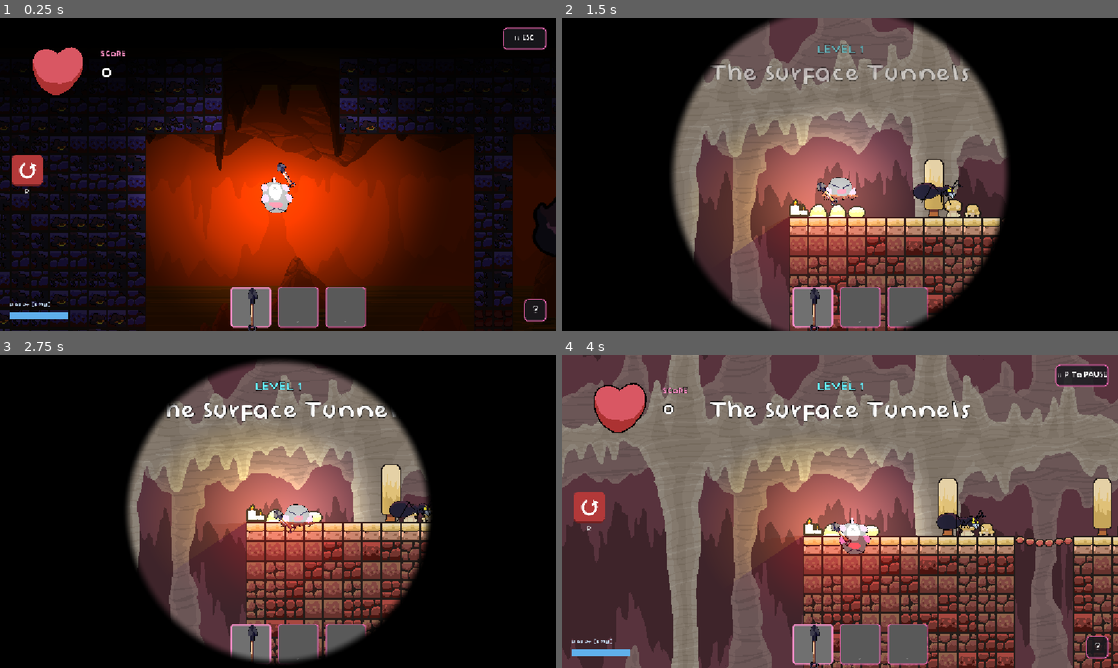
Above: before the commit, frames 1-4 (two rows, left to right).
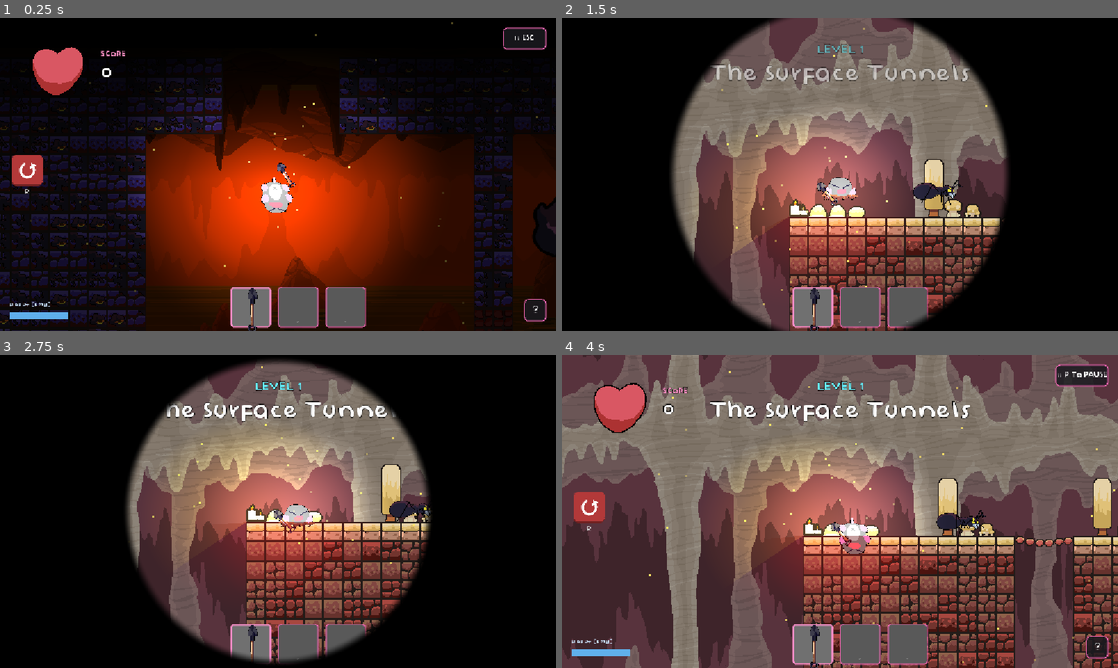
Above: after the commit, the same moments.

Repository: Geofoods/Holy-Moly
Game: Godot game, scene res://scenes/level_09.tscn
The game is run twice, just before and just after one commit, with the same random seed, the same clock (stepped at 60 frames per second) and the same inputs. This scene is started directly instead of the project's main scene. Sound files missing from this copy of the repository are replaced by a short silence.
Inputs (mouse positions are in pixels of both pictures, inside the frame that each line leads up to):
- Up to frame 1 (0.25 s): no input
- Up to frame 2 (1.5 s): click (589, 171) at 0.5 s; click (589, 171) at 1.25 s
- Up to frame 3 (2.75 s): click (27, 508) at 2 s
- Up to frame 4 (4 s): click (589, 508) at 2.75 s; click (589, 508) at 3.5 s

The runs differ from the first frame. In frame 1, less than 0.1% of the frame differs, in the area x 5-97%, y 1-98%; in frame 2, less than 0.1%; in frame 3, less than 0.1%; in frame 4, less than 0.1%, in the area x 15-100%, y 5-99%.

Commit message:
Revert "optimizations"
This reverts commit e6c99e1c63ed2ae75954f47094132dc00bc866ca.

Diff:
--- a/scripts/beetle_enemy.gd
+++ b/scripts/beetle_enemy.gd
@@ -11,7 +11,6 @@
 const COOLDOWN_DURATION := 1.25
 const MAX_HEALTH := 4.0
 const TURN_COOLDOWN := 0.35
-const TileBreakSfx = preload("res://scripts/tile_break_sfx.gd")
 
 var state := State.PATROL
 var direction := 1.0
@@ -159,10 +158,11 @@
 		if collider is TileMap:
 			var tilemap := collider as TileMap
 			var tile_pos := tilemap.local_to_map(tilemap.to_local(collision.get_position()))
+			var sfx = load("res://scripts/tile_break_sfx.gd")
 			if tilemap.get_cell_source_id(0, tile_pos) != -1:
-				TileBreakSfx.break_tile(tilemap, tile_pos, get_parent())
+				sfx.break_tile(tilemap, tile_pos, get_parent())
 			else:
-				TileBreakSfx.break_decoration_tile(tilemap, tile_pos, get_parent())
+				sfx.break_decoration_tile(tilemap, tile_pos, get_parent())
 
 func _play_move_sound(delta: float) -> void:
 	if health <= 0 or velocity.x == 0.0:
--- a/scripts/bomb.gd
+++ b/scripts/bomb.gd
@@ -13,8 +13,6 @@
 var tick_cooldown := 0.0
 var is_flashing := false
 var deflected := false
-
-const TileBreakSfx = preload("res://scripts/tile_break_sfx.gd")
 
 @onready var sprite: Sprite2D = $Sprite2D
 
@@ -110,15 +108,16 @@
 	var tilemap: TileMap = get_parent().get_node_or_null("TileMap")
 	if tilemap:
 		var center_tile := tilemap.local_to_map(tilemap.to_local(global_position))
+		var sfx = load("res://scripts/tile_break_sfx.gd")
 		for dx in range(-tile_break_radius, tile_break_radius + 1):
 			for dy in range(-tile_break_radius, tile_break_radius + 1):
 				var tp := Vector2i(center_tile.x + dx, center_tile.y + dy)
 				var has_collision := tilemap.get_cell_source_id(0, tp) != -1
 				if has_collision:
-					TileBreakSfx.break_tile(tilemap, tp, get_parent())
+					sfx.break_tile(tilemap, tp, get_parent())
 				else:
-					TileBreakSfx.break_decoration_tile(tilemap, tp, get_parent())
-		TileBreakSfx.break_opened_chests_near(get_parent(), global_position, explosion_radius)
+					sfx.break_decoration_tile(tilemap, tp, get_parent())
+		sfx.break_opened_chests_near(get_parent(), global_position, explosion_radius)
 
 	for hurtbox in get_tree().get_nodes_in_group("enemy_hurtbox"):
 		if not is_instance_valid(hurtbox):
--- a/scripts/boss.gd
+++ b/scripts/boss.gd
@@ -55,7 +55,6 @@
 var _displayed_health: float = 0.0
 
 const INDICATOR_SCREEN_MARGIN := 70.0
-const TileBreakSfx = preload("res://scripts/tile_break_sfx.gd")
 var _indicator_layer: CanvasLayer = null
 var _indicator_arrow: Polygon2D = null
 
@@ -68,7 +67,7 @@
 	bounce_zone.body_entered.connect(_on_bounce_zone_body_entered)
 	bounce_zone.body_exited.connect(_on_bounce_zone_body_exited)
 	_tilemap = get_parent().get_node_or_null("TileMap") as TileMap
-	_tile_break_script = TileBreakSfx
+	_tile_break_script = load("res://scripts/tile_break_sfx.gd")
 	_projectile_scene = preload("res://area_2d.tscn")
 	_chest_scene = preload("res://chest.tscn")
 
--- a/scripts/boss_projectile.gd
+++ b/scripts/boss_projectile.gd
@@ -2,7 +2,6 @@
 
 const LIFETIME := 2.0
 const EXPLOSION_TILE_RADIUS := 1
-const TileBreakSfx = preload("res://scripts/tile_break_sfx.gd")
 
 var velocity := Vector2.ZERO
 var deflected := false
@@ -103,8 +102,9 @@
 	var tilemap: TileMap = get_parent().get_node_or_null("TileMap") as TileMap
 	if not tilemap:
 		return
+	var sfx := load("res://scripts/tile_break_sfx.gd") as GDScript
 	var center := tilemap.local_to_map(tilemap.to_local(global_position))
 	for dx in range(-EXPLOSION_TILE_RADIUS, EXPLOSION_TILE_RADIUS + 1):
 		for dy in range(-EXPLOSION_TILE_RADIUS, EXPLOSION_TILE_RADIUS + 1):
 			var tp := Vector2i(center.x + dx, center.y + dy)
-			TileBreakSfx.break_tile(tilemap, tp, get_parent(), true)
+			sfx.break_tile(tilemap, tp, get_parent(), true)
--- a/scripts/drill.gd
+++ b/scripts/drill.gd
@@ -2,26 +2,16 @@
 
 const DRILL_DURATION := 1.0
 const SPEED := 1000.0
-const BREAK_SCALE := 2.0
-const TileBreakSfx = preload("res://scripts/tile_break_sfx.gd")
 
 var velocity := Vector2.ZERO
 var elapsed := 0.0
 var prev_tile_pos := Vector2i(999999, 999999)
 
 var _drill_player: AudioStreamPlayer2D = null
-var _polygon: PackedVector2Array = []
 
 func _ready() -> void:
 	area_entered.connect(_on_area_entered)
 	_start_drill_sound()
-	for child in get_children():
-		if child is CollisionPolygon2D:
-			var scaled := PackedVector2Array()
-			for p in child.polygon:
-				scaled.append(p * BREAK_SCALE)
-			_polygon = scaled
-			break
 
 func _start_drill_sound() -> void:
 	if not SFX._sounds.has("drill") or SFX._sounds["drill"].size() == 0:
@@ -61,10 +51,22 @@
 			queue_free()
 		return
 
+	var sfx = load("res://scripts/tile_break_sfx.gd")
+
+	const BREAK_SCALE := 2.0
+
+	var polygons: Array[PackedVector2Array] = []
+	for child in get_children():
+		if child is CollisionPolygon2D:
+			var scaled := PackedVector2Array()
+			for p in child.polygon:
+				scaled.append(p * BREAK_SCALE)
+			polygons.append(scaled)
+
 	var tiles: Array[Vector2i] = []
-	if _polygon.size() > 0:
+	for polygon in polygons:
 		var global_poly := PackedVector2Array()
-		for p in _polygon:
+		for p in polygon:
 			global_poly.append(to_global(p))
 
 		var min_x := INF
@@ -92,9 +94,9 @@
 		if tile_pos != prev_tile_pos:
 			var has_collision := tilemap.get_cell_source_id(0, tile_pos) != -1
 			if has_collision:
-				TileBreakSfx.break_tile(tilemap, tile_pos, get_parent())
+				sfx.break_tile(tilemap, tile_pos, get_parent())
 			else:
-				TileBreakSfx.break_decoration_tile(tilemap, tile_pos, get_parent())
+				sfx.break_decoration_tile(tilemap, tile_pos, get_parent())
 			prev_tile_pos = tile_pos
 
 	if elapsed >= DRILL_DURATION:
--- a/scripts/firefly.gd
+++ b/scripts/firefly.gd
@@ -6,7 +6,6 @@
 var origin: Vector2
 var wander_target: Vector2
 var float_phase := 0.0
-var _wander_poll := 0.0
 
 @onready var light: PointLight2D = $Light
 @onready var body: ColorRect = $Body
@@ -20,15 +19,11 @@
 	float_phase += delta * 4.0
 	position += Vector2(0.0, sin(float_phase) * delta * 16.0)
 
-	_wander_poll += delta
-	if _wander_poll > 1.0:
-		_wander_poll = 0.0
-		if global_position.distance_squared_to(wander_target) < 200.0:
-			wander_target = origin + Vector2(randf_range(-WANDER_RADIUS, WANDER_RADIUS), randf_range(-WANDER_RADIUS, WANDER_RADIUS))
-		var dir := (wander_target - global_position).normalized()
-		position += dir * SPEED * delta
-	else:
-		position += (wander_target - global_position).normalized() * SPEED * delta
+	if global_position.distance_squared_to(wander_target) < 200.0:
+		wander_target = origin + Vector2(randf_range(-WANDER_RADIUS, WANDER_RADIUS), randf_range(-WANDER_RADIUS, WANDER_RADIUS))
+
+	var dir := (wander_target - global_position).normalized()
+	position += dir * SPEED * delta
 
 	var glow := 0.8 + sin(float_phase * 0.7) * 0.4
 	body.color.a = glow
--- a/scripts/firefly_spawner.gd
+++ b/scripts/firefly_spawner.gd
@@ -1,37 +1,24 @@
 extends Node2D
 
-const MAX_FIREFLIES := 60
+const MAX_FIREFLIES := 80
 const SPAWN_RADIUS := 1800.0
 const DESPAWN_DIST := 2200.0
 
 var firefly_scene := preload("res://scenes/firefly.tscn")
-var _poll_timer := 0.0
-const POLL_INTERVAL := 0.4
 
-func _ready() -> void:
-	process_mode = PROCESS_MODE_WHEN_PAUSED
-
-func _process(delta: float) -> void:
-	_poll_timer += delta
-	if _poll_timer < POLL_INTERVAL:
-		return
-	_poll_timer = 0.0
-
+func _process(_delta: float) -> void:
 	var mole := get_tree().get_first_node_in_group("mole")
 	if not mole:
 		return
 
 	var count := 0
-	var to_free: Array[Node] = []
 	for child in get_children():
 		if child is Node2D and not is_instance_valid(child):
 			continue
 		if child.global_position.distance_squared_to(mole.global_position) > DESPAWN_DIST * DESPAWN_DIST:
-			to_free.append(child)
+			child.queue_free()
 		else:
 			count += 1
-	for child in to_free:
-		child.queue_free()
 
 	while count < MAX_FIREFLIES:
 		var f := firefly_scene.instantiate()
--- a/scripts/mole.gd
+++ b/scripts/mole.gd
@@ -17,7 +17,7 @@
 const CAMERA_MOUSE_INFLUENCE = 0.08
 const DIRT_PARTICLE_LIFETIME = 0.45
 const DIRT_PARTICLE_AMOUNT = 18
-const TileBreakSfx = preload("res://scripts/tile_break_sfx.gd")
+
 
 var mole_hole_scene := preload("res://scenes/molehole.tscn")
 var mole_hole_instance: Node2D = null
@@ -267,6 +267,7 @@
 		velocity.x = tunnel_direction * TUNNEL_SPEED
 		move_and_slide()
 		if tilemap:
+			var sfx = load("res://scripts/tile_break_sfx.gd")
 			var broken_tiles: Array[Vector2i] = []
 			for i in get_slide_collision_count():
 				var collision = get_slide_collision(i)
@@ -279,16 +280,16 @@
 					if tile_pos not in broken_tiles:
 						broken_tiles.append(tile_pos)
 						if tm.get_cell_source_id(0, tile_pos) != -1:
-							TileBreakSfx.break_tile(tm, tile_pos, get_parent())
+							sfx.break_tile(tm, tile_pos, get_parent())
 						else:
-							TileBreakSfx.break_decoration_tile(tm, tile_pos, get_parent())
+							sfx.break_decoration_tile(tm, tile_pos, get_parent())
 						spawn_dirt_particles(contact)
-				elif TileBreakSfx.break_opened_chest_from_node(collider):
+				elif sfx.break_opened_chest_from_node(collider):
 					spawn_dirt_particles(collision.get_position())
 			var front_pos: Vector2 = global_position + Vector2(tunnel_direction * 40.0, 0.0)
 			var front_tile: Vector2i = tilemap.local_to_map(tilemap.to_local(front_pos))
 			if front_tile not in broken_tiles and tilemap.get_cell_source_id(0, front_tile) != -1:
-				TileBreakSfx.break_tile(tilemap, front_tile, get_parent())
+				sfx.break_tile(tilemap, front_tile, get_parent())
 				spawn_dirt_particles(tilemap.to_global(tilemap.map_to_local(front_tile)))
 		was_on_floor = is_on_floor()
 		_update_camera_position(delta)
@@ -774,6 +775,7 @@
 		_break_surrounding_tiles()
 
 func _break_surrounding_tiles() -> void:
+	var sfx = load("res://scripts/tile_break_sfx.gd")
 	var mole_tile := tilemap.local_to_map(tilemap.to_local(global_position))
 	var offsets := [
 		Vector2i(-1, 0), Vector2i(1, 0), Vector2i(0, -1), Vector2i(0, 1),
@@ -783,7 +785,7 @@
 	for off in offsets:
 		var tile_pos: Vector2i = mole_tile + off
 		if tilemap.get_cell_source_id(0, tile_pos) != -1:
-			TileBreakSfx.break_tile(tilemap, tile_pos, get_parent())
+			sfx.break_tile(tilemap, tile_pos, get_parent())
 			broke_any = true
 	if broke_any:
 		spawn_dirt_particles(global_position)
--- a/scripts/mushroom_enemy.gd
+++ b/scripts/mushroom_enemy.gd
@@ -10,8 +10,6 @@
 var fuse_active := false
 var fuse_timer := 0.0
 var dead := false
-
-const TileBreakSfx = preload("res://scripts/tile_break_sfx.gd")
 
 @onready var visual: Sprite2D = $Visual
 @onready var hurtbox: Area2D = $Hurtbox
@@ -62,13 +60,14 @@
 	var tilemap: TileMap = get_parent().get_node_or_null("TileMap")
 	if tilemap:
 		var center_tile := tilemap.local_to_map(tilemap.to_local(global_position))
+		var sfx = load("res://scripts/tile_break_sfx.gd")
 		for dx in range(-TILE_BREAK_RADIUS, TILE_BREAK_RADIUS + 1):
 			for dy in range(-TILE_BREAK_RADIUS, TILE_BREAK_RADIUS + 1):
 				var tp := Vector2i(center_tile.x + dx, center_tile.y + dy)
 				if tilemap.get_cell_source_id(0, tp) != -1:
-					TileBreakSfx.break_tile(tilemap, tp, get_parent())
+					sfx.break_tile(tilemap, tp, get_parent())
 				else:
-					TileBreakSfx.break_decoration_tile(tilemap, tp, get_parent())
+					sfx.break_decoration_tile(tilemap, tp, get_parent())
 
 func _on_hurtbox_area_entered(_area: Area2D) -> void:
 	if dead:
--- a/scripts/parallax_background.gd
+++ b/scripts/parallax_background.gd
@@ -49,13 +49,7 @@
 
 		layer_sprites.append([a, b])
 
-var _frame_skip := 0
-
 func _process(_delta: float) -> void:
-	_frame_skip += 1
-	if _frame_skip & 1:
-		return
-
 	var camera := get_viewport().get_camera_2d()
 	if not camera:
 		return
--- a/scripts/sfx_manager.gd
+++ b/scripts/sfx_manager.gd
@@ -1,9 +1,6 @@
 extends Node
 
 var _sounds := {}
-var _pool := []
-var _pool_index := 0
-const POOL_SIZE := 12
 
 func _ready() -> void:
 	_load("swing", ["res://sounds/swing_1.wav", "res://sounds/swing_2.wav", "res://sounds/swing_3.wav"])
@@ -27,8 +24,6 @@
 	_load("drill", ["res://sounds/drill.wav"])
 	_load("bomb_tick", ["res://sounds/bomb_tick.wav"])
 
-	_build_pool()
-
 func _load(key: String, paths: Array) -> void:
 	var streams: Array[AudioStream] = []
 	for p in paths:
@@ -37,40 +32,30 @@
 			streams.append(s)
 	_sounds[key] = streams
 
-func _build_pool() -> void:
-	for i in POOL_SIZE:
-		var p := AudioStreamPlayer2D.new()
-		p.max_distance = 2000.0
-		p.finished.connect(_return_to_pool.bind(p))
-		add_child(p)
-		_pool.append(p)
-
-func _return_to_pool(player: AudioStreamPlayer2D) -> void:
-	player.stop()
-
 func play(key: String, pos: Vector2 = Vector2.ZERO, volume_db: float = -6.0, pitch_variation: float = 0.1) -> void:
 	if not _sounds.has(key) or _sounds[key].size() == 0:
 		return
 	var streams: Array = _sounds[key]
 	var stream: AudioStream = streams[randi() % streams.size()]
-
-	var player: AudioStreamPlayer2D = _pool[_pool_index]
-	_pool_index = (_pool_index + 1) % POOL_SIZE
+	var player := AudioStreamPlayer2D.new()
 	player.stream = stream
 	player.volume_db = volume_db
 	player.pitch_scale = randf_range(1.0 - pitch_variation, 1.0 + pitch_variation)
+	player.max_distance = 2000.0
+	add_child(player)
 	player.global_position = pos
 	player.play()
+	player.finished.connect(player.queue_free)
 
 func play_ui(key: String, volume_db: float = -8.0, pitch: float = 1.0) -> void:
 	if not _sounds.has(key) or _sounds[key].size() == 0:
 		return
 	var streams: Array = _sounds[key]
 	var stream: AudioStream = streams[randi() % streams.size()]
-	var player: AudioStreamPlayer2D = _pool[_pool_index]
-	_pool_index = (_pool_index + 1) % POOL_SIZE
+	var player := AudioStreamPlayer.new()
 	player.stream = stream
 	player.volume_db = volume_db
 	player.pitch_scale = pitch
-	player.global_position = Vector2.ZERO
+	add_child(player)
 	player.play()
+	player.finished.connect(player.queue_free)
--- a/scripts/sword.gd
+++ b/scripts/sword.gd
@@ -1,6 +1,5 @@
 extends Node2D
 
-const TileBreakSfx = preload("res://scripts/tile_break_sfx.gd")
 var is_swinging := false
 const SWING_ARC := 2.4
 const WINDUP_DURATION := 0.15
@@ -388,7 +387,8 @@
 func _break_tile_at_mouse() -> void:
 	var world := get_parent().get_parent()
 	var mouse_global = get_global_mouse_position()
-	if TileBreakSfx.break_opened_chest_at_point(world, mouse_global):
+	var sfx = load("res://scripts/tile_break_sfx.gd")
+	if sfx.break_opened_chest_at_point(world, mouse_global):
 		return
 	var tilemap := world.get_node_or_null("TileMap") as TileMap
 	if not tilemap:
@@ -397,10 +397,10 @@
 	var source_id := tilemap.get_cell_source_id(0, tile_pos)
 	var broke_tile := false
 	if source_id != -1:
-		TileBreakSfx.break_tile(tilemap, tile_pos, world)
+		sfx.break_tile(tilemap, tile_pos, world)
 		broke_tile = true
 	elif tilemap.get_layers_count() >= 2 and tilemap.get_cell_source_id(1, tile_pos) != -1:
-		TileBreakSfx.break_decoration_tile(tilemap, tile_pos, world)
+		sfx.break_decoration_tile(tilemap, tile_pos, world)
 		broke_tile = true
 	if broke_tile:
 		var mole = get_parent()
--- a/scripts/throwable_mushroom.gd
+++ b/scripts/throwable_mushroom.gd
@@ -2,7 +2,6 @@
 
 const LIFETIME = 3.0
 const TILE_BREAK_RADIUS = 2
-const TileBreakSfx = preload("res://scripts/tile_break_sfx.gd")
 
 var velocity := Vector2.ZERO
 
@@ -38,11 +37,12 @@
 	var tilemap: TileMap = get_parent().get_node_or_null("TileMap")
 	if tilemap:
 		var center_tile := tilemap.local_to_map(tilemap.to_local(global_position))
+		var sfx = load("res://scripts/tile_break_sfx.gd")
 		for dx in range(-TILE_BREAK_RADIUS, TILE_BREAK_RADIUS + 1):
 			for dy in range(-TILE_BREAK_RADIUS, TILE_BREAK_RADIUS + 1):
 				var tp := Vector2i(center_tile.x + dx, center_tile.y + dy)
 				if tilemap.get_cell_source_id(0, tp) != -1:
-					TileBreakSfx.break_tile(tilemap, tp, get_parent())
+					sfx.break_tile(tilemap, tp, get_parent())
 				else:
-					TileBreakSfx.break_decoration_tile(tilemap, tp, get_parent())
+					sfx.break_decoration_tile(tilemap, tp, get_parent())
 	queue_free()
Not shown, changed: export_presets.cfg
Binary file removed: index.apple-touch-icon.png
Not shown, removed: index.apple-touch-icon.png.import
Binary file removed: index.icon.png
Not shown, removed: index.icon.png.import
Binary file removed: index.png
Not shown, removed: index.png.import
Not shown, removed: index.audio.position.worklet.js
Not shown, removed: index.audio.worklet.js
Not shown, removed: index.js
Not shown, removed: index.pck
Not shown, changed: index.wasm
(and 1 more such lines)
